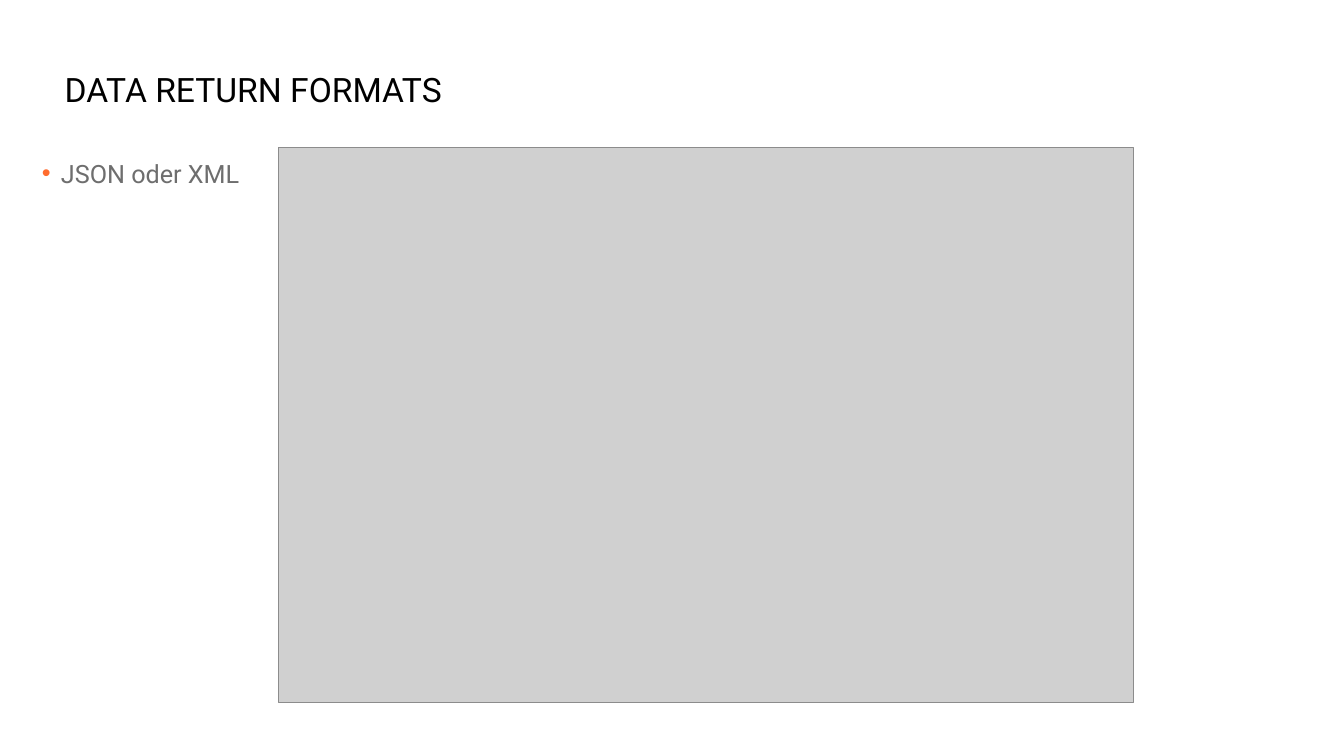
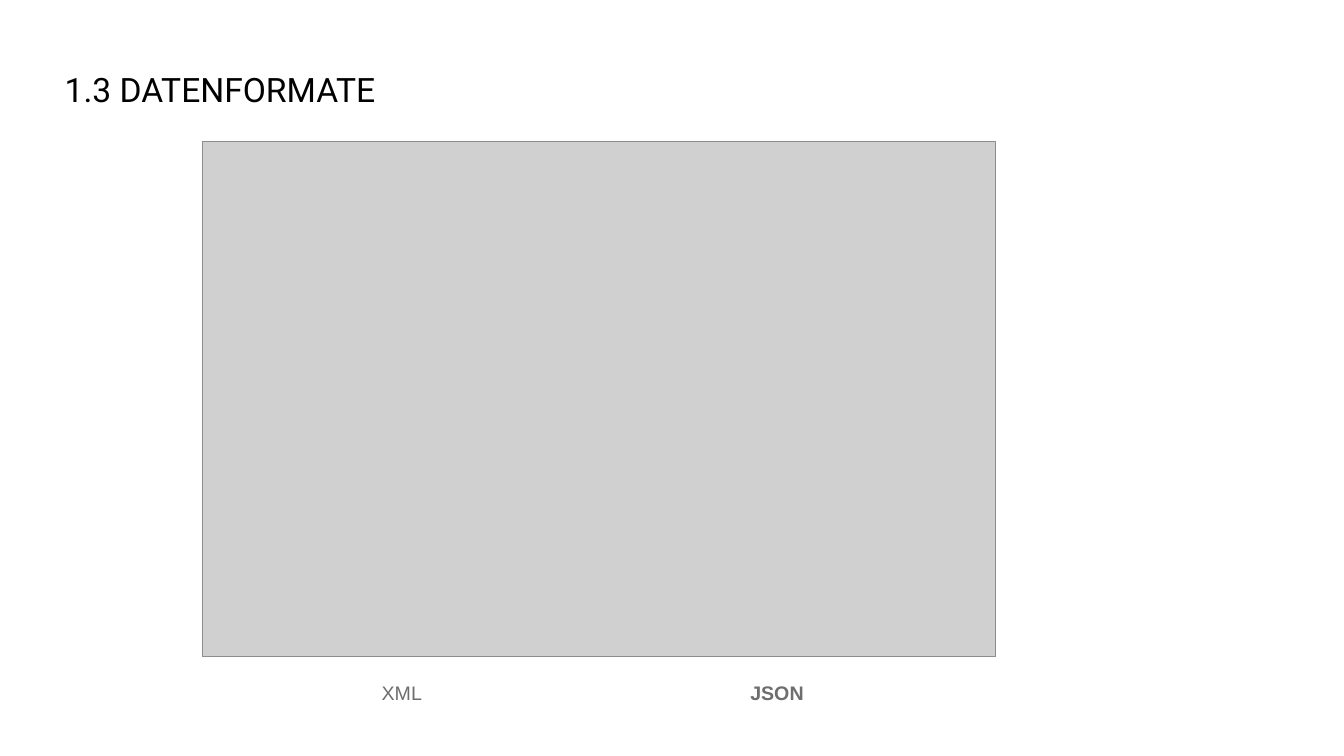
Before and after one commit to danielbeckmann/DotNETJumpStart, a slide deck: slide 8 of 05. ASP.NET Web API/Entwicklung einer Schnittstelle mit ASP.NET Web API.pptx. Drawn at 1344x756 pixels with LibreOffice and Linux fonts; fonts in the diff are those of the drawing; grey boxes stand for pictures; background and template pictures are left out. Boxes give left, top, right and bottom in pixels: in the first picture for what was removed or moved away, otherwise in the second. Text is boxed around its words. In the diff, an @@ line names an element or a change of style, - is before the commit and + after.

```diff
--- a/05. ASP.NET Web API/Entwicklung einer Schnittstelle mit ASP.NET Web API.pptx
+++ b/05. ASP.NET Web API/Entwicklung einer Schnittstelle mit ASP.NET Web API.pptx
@@ title at <box>65,77,376,103</box>: text changed @@
-DATA RETURN FORMATS
+1.3 DATENFORMATE
@@ picture: place and size @@
-picture at <box>278,148,1133,703</box>
+picture at <box>203,142,996,656</box>
@@ text removed at <box>61,164,239,183</box> @@
-• JSON oder XML
@@ text added at <box>382,686,422,700</box>, 14 pt, text #6E6E6E @@
+XML
@@ text added at <box>750,686,803,700</box>, 14 pt, text #6E6E6E, bold @@
+JSON
```
Also in this commit, not shown: 4 other slides changed, 2 slides added, 2 slides removed, 1 other file.
